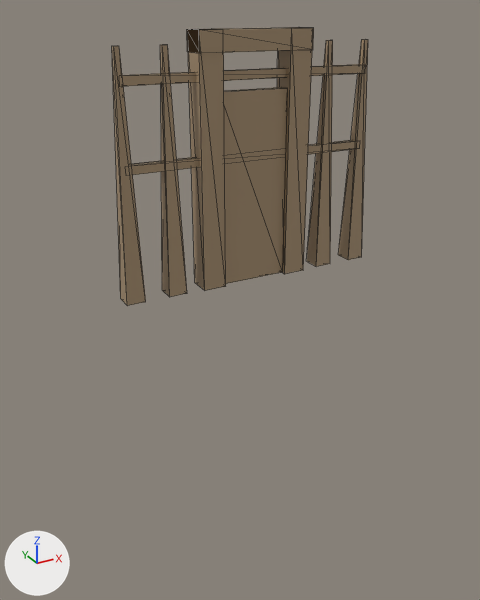
The glTF model generated/models/gate.glb: old version first, new version second.
Camera for both pictures: a 50 mm camera at (-2.75, -4.81, 2.2) aimed at (-0.04, 0.12, -0.27). The axes (+X, +Y, +Z) are drawn at lower left. The lights are the same throughout. The first picture is the older version. Mesh edges are drawn as thin lines. Vertices at exactly the same position are counted once.

The first picture shows 'gate'.
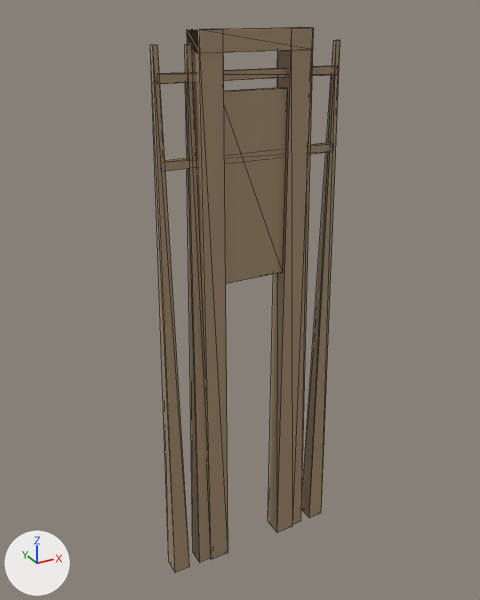
What changed in the scene script:
```text
Change me_gate:
    used by ob_gate; location = (0.0, 0.0, 0.0)
    before: 48 (-0.5, 0.1, 0.0) at pixel (194, 282), 49 (-0.3, 0.1, 0.0), 50 (-0.3, -0.1, 0.0) at pixel (225, 286), 51 (-0.5, -0.1, 0.0) at pixel (204, 290), 56 (0.3, 0.1, 0.0)
    before: 57 (0.5, 0.1, 0.0), 58 (0.5, -0.1, 0.0) at pixel (303, 270), 59 (0.3, -0.1, 0.0) at pixel (284, 274)
    remove me_gate.from_pydata(...)  # 80 vertices, 120 faces; spans x -1.18..1.18, y -0.11..0.11, z 0.0..2.05
    add me_gate.from_pydata(...)  # 80 vertices, 120 faces; spans x -0.89..0.89, y -0.11..0.11, z -3.0..2.05
    me_gate part 1: the loose piece of 8 vertices spanning x -1.18..-1.02, y -0.08..0.08, z 0.0..1.95 is scaled about its middle by (1, 1, 2.54), then moved by (0.29, 0.0, -1.5)
    me_gate part 2: the loose piece of 8 vertices spanning x -0.82..-0.66, y -0.08..0.08, z 0.0..1.95 is scaled about its middle by (1, 1, 2.54), then moved by (0.19, 0.0, -1.5)
    me_gate part 3: the loose piece of 8 vertices spanning x 0.66..0.82, y -0.08..0.08, z 0.0..1.95 is scaled about its middle by (1, 1, 2.54), then moved by (-0.19, 0.0, -1.5)
    me_gate part 4: the loose piece of 8 vertices spanning x 1.02..1.18, y -0.08..0.08, z 0.0..1.95 is scaled about its middle by (1, 1, 2.54), then moved by (-0.29, 0.0, -1.5)
    me_gate part 5: the loose piece of 8 vertices spanning x -1.1..1.1, y -0.04..0.04, z 1.04..1.11 is scaled about its middle by (0.736, 1, 1)
    me_gate part 6: the loose piece of 8 vertices spanning x -1.1..1.1, y -0.04..0.04, z 1.68..1.75 is scaled about its middle by (0.736, 1, 1)
    me_gate part 7
    add for i in [*range(48, 52), *range(56, 60)]: me_gate.vertices[i].co += Vector((0.0, 0.0, -3.0))
```

Pixel boxes [x1, y1, x2, y2] of what changed, in the pictures (480 x 600 px; the box of a moved part takes in the faces that stretch with it):
'gate', reshaped (26% narrower, 95% taller)
    before: [112, 27, 368, 306]
    after: [150, 27, 340, 572]
part 1 of me_gate, moved or reshaped
    before: [112, 46, 146, 306]
    after: [150, 45, 190, 572]
part 2 of me_gate, moved or reshaped
    before: [160, 45, 187, 297]
    after: [185, 44, 210, 563]
part 3 of me_gate, moved or reshaped
    before: [307, 40, 333, 267]
    after: [293, 50, 313, 524]
part 4 of me_gate, moved or reshaped
    before: [338, 39, 368, 260]
    after: [302, 40, 340, 518]
part 5 of me_gate, moved or reshaped
    before: [132, 140, 356, 175]
    after: [161, 143, 334, 172]
part 6 of me_gate, moved or reshaped
    before: [119, 64, 366, 86]
    after: [157, 65, 338, 84]
part 7 of me_gate, moved or reshaped
    before: [187, 29, 312, 291]
    after: [187, 29, 312, 559]
